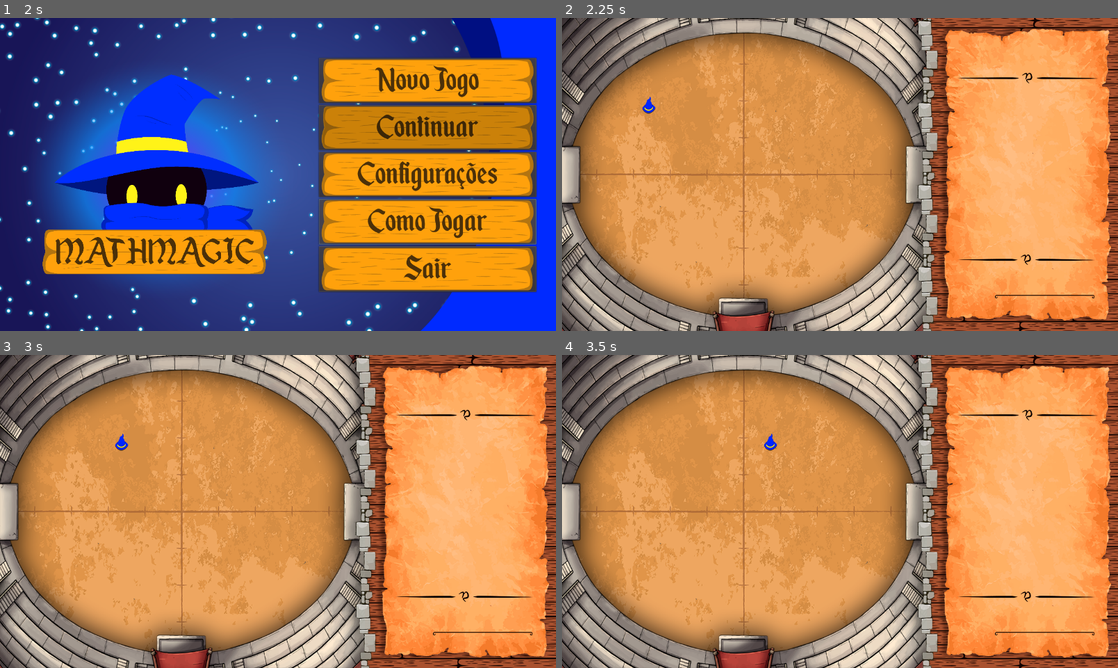
Above: before the commit, frames 1-4 (two rows, left to right).
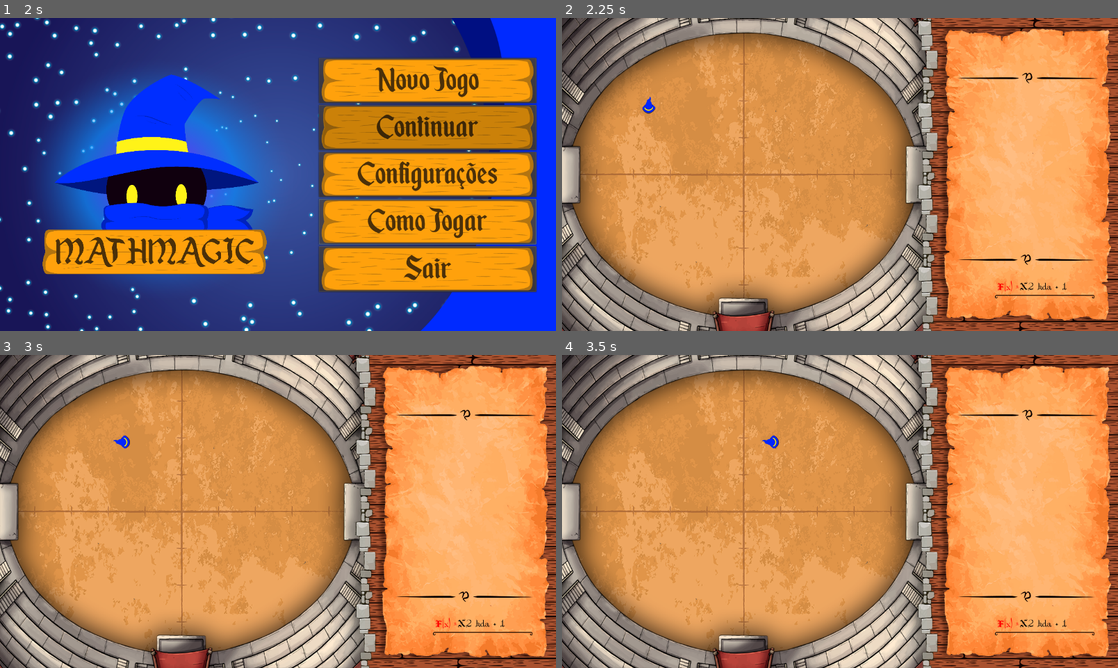
Above: after the commit, the same moments.

Repository: laraesquivel/math_magic
Game: Godot game, scene res://Menu.tscn
Two runs of this game, one before a commit and one after it. Both use one fixed random seed, a clock stepped at 60 frames per second and the inputs below.
Inputs (mouse positions are in pixels of both pictures, inside the frame that each line leads up to):
- Up to frame 1 (2 s): click (428, 221) at 0.5 s; click (428, 221) at 1.25 s
- Up to frame 2 (2.25 s): click (990, 80) at 2 s
- Up to frame 3 (3 s): tap Enter at 2.75 s; hold D (ui_right) from 2.78 s (still down)
- Up to frame 4 (3.5 s): keep holding D (ui_right)

Frame 1 is identical in both runs. In frame 2, 0.1% of the frame differs, in the area x 78-91%, y 84-88%; in frame 3, 0.2%, in the area x 20-91%, y 25-88%; in frame 4, 0.2%.

Commit message:
Add Imput e rotação do mago ao andar

Diff:
--- a/Cenas/Fase1.tscn
+++ b/Cenas/Fase1.tscn
@@ -1,9 +1,10 @@
-[gd_scene load_steps=8 format=2]
+[gd_scene load_steps=9 format=2]
 
 [ext_resource path="res://assets/NewcombatMap/BlueToken.png" type="Texture" id=1]
 [ext_resource path="res://assets/NewcombatMap/combatArea.png" type="Texture" id=2]
 [ext_resource path="res://scripts/Fase1/Azul.gd" type="Script" id=3]
 [ext_resource path="res://assets/NewcombatMap/CombatInterface.png" type="Texture" id=4]
+[ext_resource path="res://TextFont.tres" type="Theme" id=5]
 [ext_resource path="res://scripts/Fase1/AzulK.gd" type="Script" id=8]
 [ext_resource path="res://scripts/Fase1/Fase1.gd" type="Script" id=9]
 
@@ -38,3 +39,21 @@
 [node name="Sprite" type="Sprite" parent="Fase1"]
 position = Vector2( 640, 360 )
 texture = ExtResource( 4 )
+
+[node name="LineEdit" type="LineEdit" parent="Fase1"]
+margin_left = 1055.0
+margin_top = 596.0
+margin_right = 1216.0
+margin_bottom = 637.0
+theme = ExtResource( 5 )
+text = "X2 kda + 1"
+
+[node name="Label" type="Label" parent="Fase1"]
+margin_left = 1003.0
+margin_top = 602.0
+margin_right = 1070.0
+margin_bottom = 638.0
+theme = ExtResource( 5 )
+custom_colors/font_color = Color( 1, 0, 0, 1 )
+text = "F(x) = "
+percent_visible = -0.2
--- /dev/null
+++ b/TextFont.tres
@@ -0,0 +1,27 @@
+[gd_resource type="Theme" load_steps=5 format=2]
+
+[ext_resource path="res://assets/CombatMap/Hilds___.ttf" type="DynamicFontData" id=1]
+
+[sub_resource type="DynamicFont" id=1]
+size = 30
+font_data = ExtResource( 1 )
+
+[sub_resource type="StyleBoxEmpty" id=2]
+
+[sub_resource type="StyleBoxEmpty" id=3]
+
+[resource]
+default_font = SubResource( 1 )
+LineEdit/colors/clear_button_color = Color( 0.878431, 0.878431, 0.878431, 1 )
+LineEdit/colors/clear_button_color_pressed = Color( 1, 1, 1, 1 )
+LineEdit/colors/cursor_color = Color( 0, 0, 0, 1 )
+LineEdit/colors/font_color = Color( 0, 0, 0, 1 )
+LineEdit/colors/font_color_selected = Color( 0, 0, 0, 1 )
+LineEdit/colors/font_color_uneditable = Color( 0, 0, 0, 1 )
+LineEdit/colors/selection_color = Color( 1, 0.996078, 0, 1 )
+LineEdit/constants/minimum_spaces = 0
+LineEdit/fonts/font = SubResource( 1 )
+LineEdit/icons/clear = null
+LineEdit/styles/focus = SubResource( 2 )
+LineEdit/styles/normal = SubResource( 3 )
+LineEdit/styles/read_only = null
--- a/scripts/Fase1/AzulK.gd
+++ b/scripts/Fase1/AzulK.gd
@@ -30,7 +30,10 @@
 	if Input.is_action_pressed("ui_up"):
 		velocity.y -= 1
 	velocity = velocity.normalized() * speed
-
+	if (velocity != Vector2(0,0)):
+		velocity.x *= -1
+		rotation_degrees = rad2deg(velocity.angle_to(Vector2(0,1)))
+		velocity.x *= -1
 func _physics_process(delta):
 
 	get_input()
